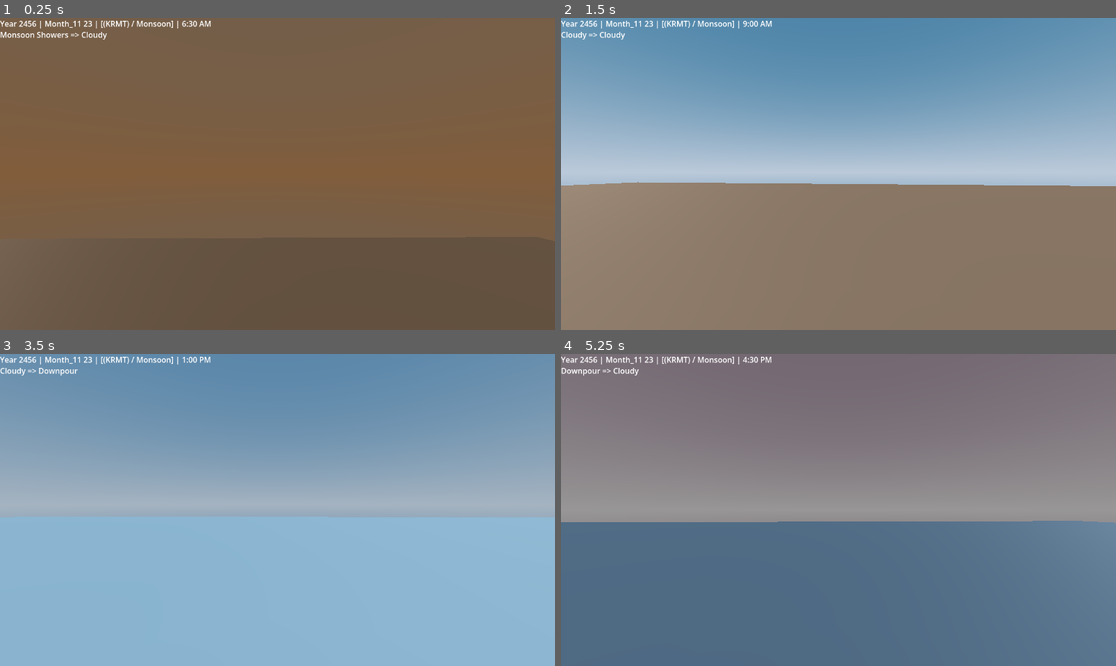
Above: before the commit, frames 1-4 (two rows, left to right).
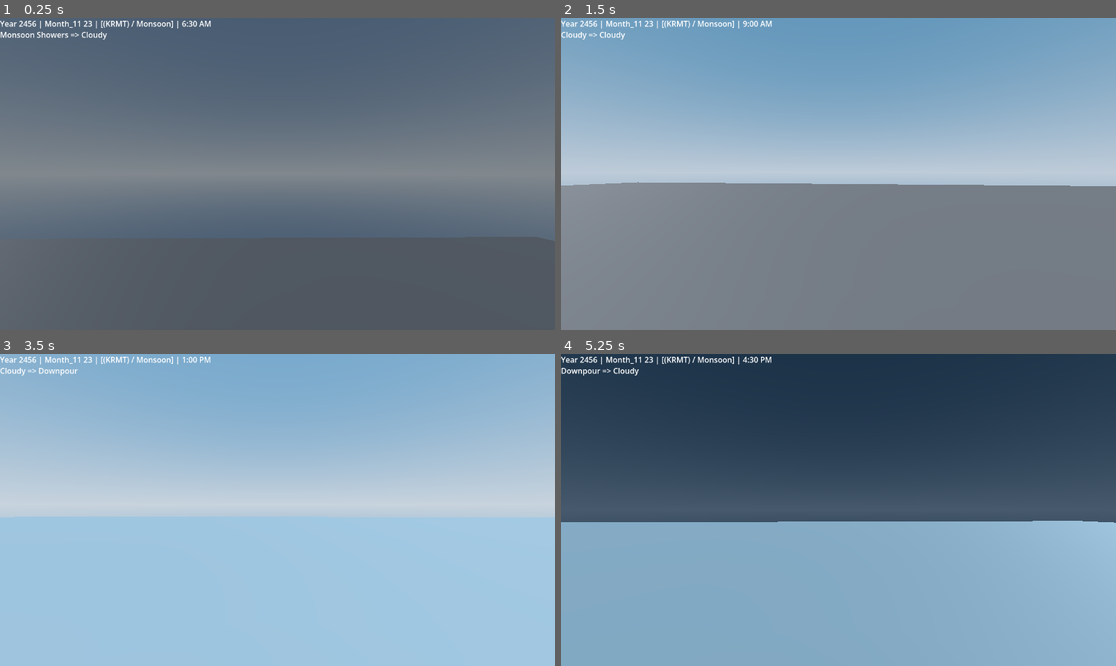
Above: after the commit, the same moments.

Repository: berukyilma111-svg/Low_Open_World
Game: Godot game, scene res://level.tscn
Same seed, same stepped clock (60 frames per second), same inputs: the game is played once before the commit and once after it. The project has no main scene, so this scene is started directly.
Inputs (mouse positions are in pixels of both pictures, inside the frame that each line leads up to):
- Up to frame 1 (0.25 s): no input
- Up to frame 2 (1.5 s): move the mouse to (866, 174) at 0.52 s; hold Shift (PaceUp) from 0.53 s (still down); tap Space (Jump) at 0.77 s; move the mouse to (810, 174) at 1.27 s
- Up to frame 3 (3.5 s): keep holding Shift (PaceUp); tap Space (Jump) at 1.52, 3.02 s; move the mouse to (288, 503) at 2.02 s; move the mouse to (271, 516) at 2.77 s
- Up to frame 4 (5.25 s): keep holding Shift (PaceUp); move the mouse to (877, 513) at 3.52 s; tap Space (Jump) at 3.77, 4.52 s; move the mouse to (794, 506) at 4.27 s; move the mouse to (844, 510) at 5.02 s

The runs differ from the first frame. In frame 1, 100% of the frame differs, in the area x 0-100%, y 0-100%; in frame 2, 47%; in frame 3, 52%; in frame 4, 100%.

Commit message:
Restore sun rework, sun-height sky colours and airglow tint on top of main
Re-applies the work after the merged branch was deleted and main was replaced
by an upload of older files, using main's new Sky_System/Sky_Shader layout.

Co-Authored-By: Claude Opus 5.5 <noreply@anthropic.com>
Claude-Session: https://claude.ai/code/session_017hwq6HUunuH9DYVvZhLEAr

Diff:
--- a/world-test-low/Sky_System/Sky_Shader/Sky.gdshader
+++ b/world-test-low/Sky_System/Sky_Shader/Sky.gdshader
@@ -17,7 +17,10 @@
 uniform float sun_edge_softness : hint_range(0.0, 0.02, 0.0005) = 0.004;
 uniform float sun_corona_size : hint_range(0.01, 0.5, 0.01) = 0.09;
 uniform float sun_corona_intensity : hint_range(0.0, 2.0, 0.01) = 0.6;
+uniform vec3 sun_low_tint : source_color = vec3(1.0, 0.45, 0.2);
 uniform float sun_intensity = 0.0;
+// Fed by DayScript once a minute: x = midday glare, y = corona scale (distance, heat shimmer, haze), z = haze
+uniform vec3 sun_state = vec3(0.0, 1.0, 0.0);
 
 group_uniforms moon;
 uniform vec3 moon_direction = vec3(0.0, -1.0, 0.0);
@@ -28,19 +31,34 @@
 uniform float moon_corona_intensity : hint_range(0.0, 2.0, 0.01) = 0.35;
 uniform float moon_phase : hint_range(0.0, 1.0, 0.001) = 0.5;
 
-group_uniforms airglow;
-uniform float airglow_intensity : hint_range(0.0, 2.0, 0.01) = 0.0;
-uniform float airglow_band_height : hint_range(0.01, 1.0, 0.01) = 0.18;
-uniform float airglow_sharpness : hint_range(0.5, 8.0, 0.1) = 2.5;
-uniform float elapsed_time = 0.0;
+// The sun's height comes straight from the light, so a low sun is crisp and tinted and a high
+// sun is soft and white without the scripts sending anything.
+vec3 apply_sun(vec3 col, vec3 dir) {
+	if (!LIGHT0_ENABLED) return col;
+	float glare = sun_state.x;
+	float soft = smoothstep(0.05, 0.25, LIGHT0_DIRECTION.y);
+	vec3 disc_col = mix(sun_low_tint, sun_disc_color, smoothstep(0.0, 0.3 + 0.3 * sun_state.z, LIGHT0_DIRECTION.y));
+	if (glare > 0.0) {
+		// Midday glare whitens the sky around the sun
+		float toward = max(dot(dir, LIGHT0_DIRECTION), 0.0);
+		toward *= toward * toward;
+		col = mix(col, disc_col, glare * 0.15 * toward * toward);
+	}
+	float corona_size = sun_corona_size * sun_state.y * (1.0 + glare);
+	float d = distance(dir, LIGHT0_DIRECTION);
+	if (d > max(2.0 * corona_size, 3.0 * sun_angular_size)) return col;
 
-vec3 draw_sun(vec3 dir) {
-	if (!LIGHT0_ENABLED) return vec3(0.0);
-	float d = distance(dir, LIGHT0_DIRECTION);
-	if (d > sun_corona_size) return vec3(0.0);
-	float disc = 1.0 - smoothstep(sun_angular_size - sun_edge_softness, sun_angular_size, d);
-	float corona = pow(1.0 - d / sun_corona_size, 3.0) * sun_corona_intensity * clamp(LIGHT0_ENERGY, 0.0, 1.5);
-	return sun_disc_color * (disc + corona);
+	float energy = clamp(LIGHT0_ENERGY, 0.0, 1.5);
+	float edge = mix(sun_edge_softness, 0.8 * sun_angular_size, soft);
+	float disc = 1.0 - smoothstep(sun_angular_size - edge, sun_angular_size + edge * 0.5, d);
+	float bloom = max(1.0 - d / (3.0 * sun_angular_size), 0.0);
+	bloom *= bloom * soft * energy;
+	float crisp = max(1.0 - d / corona_size, 0.0);
+	float tail = max(1.0 - d / (2.0 * corona_size), 0.0);
+	tail *= tail * tail;
+	float corona = mix(crisp * crisp * crisp, tail * tail, soft) * sun_corona_intensity * energy;
+	// Painted over the sky, so a low red sun really shows red
+	return mix(col, disc_col, disc) + disc_col * (corona + bloom);
 }
 
 vec3 draw_moon(vec3 dir) {
@@ -63,16 +81,6 @@
 	return moon_disc_color * (mask * lit + corona) * opacity;
 }
 
-vec3 draw_airglow(vec3 dir) {
-	float t = elapsed_time;
-	float height = abs(dir.y);
-	// Green fades from dusk to dawn; red peaks after sunset and around midnight.
-	float green = pow(max(1.0 - height / airglow_band_height, 0.0), airglow_sharpness) * clamp(1.0 - t / TAU, 0.2, 1.0);
-	float red = pow(max(1.0 - height / (airglow_band_height * 1.4), 0.0), airglow_sharpness * 0.75) * max(0.0, sin(t * 2.0)) * 0.9;
-	float waves = 1.0 + 0.3 * sin(dir.x * 12.0 + t * 2.0) * cos(dir.z * 12.0 - t * 1.5);
-	return (vec3(0.12, 0.42, 0.32) * green + vec3(0.65, 0.18, 0.08) * red) * airglow_intensity * waves;
-}
-
 void sky() {
 	vec3 dir = EYEDIR;
 	vec3 top = mix(from_top, to_top, sky_blend);
@@ -80,8 +88,7 @@
 	if (dir.y < 0.0) {
 		col = mix(col, top, min(-dir.y * 2.0, 1.0));
 	} else if (!AT_CUBEMAP_PASS) {
-		col += draw_sun(dir) + draw_moon(dir);
-		if (airglow_intensity > 0.0) col += draw_airglow(dir);
+		col = apply_sun(col, dir) + draw_moon(dir);
 		col = min(col, vec3(1.0));
 	}
 	COLOR = col;
--- a/world-test-low/Sky_System/day.gd
+++ b/world-test-low/Sky_System/day.gd
@@ -1,64 +1,81 @@
 class_name DayScript
 extends SkyFeed
-## Owns the sky from sunrise (6:30) to sunset (18:00): the sun's path over the day and year,
+## Owns the sky while the sun is up, from sunrise to sunset: the sun's path over the day and year,
 ## sunlight strength, and the daytime sky colours with the weather overlay applied.
 
-const SUNRISE := 6.5
-const SUNSET := 18.0
-
-# Daytime sky at 6:00, 9:00, 12:00, 15:00, 18:00
-const TOP: Array[Color] = [Color(0.86, 0.638, 0.43), Color(0.022, 0.368, 0.609), Color(0.335, 0.68, 0.99), Color(0.18, 0.52, 0.8), Color(0.93, 0.52, 0.441)]
-const HORIZON: Array[Color] = [Color(0.861, 0.522, 0.212), Color(0.75, 0.84, 0.97), Color(0.874, 0.936, 0.999), Color(0.81, 0.88, 0.96), Color(0.988, 0.755, 0.554)]
+# Sky at the horizon (0 degrees) when the sun rises and when it sets
+const DAWN_TOP := Color(0.86, 0.638, 0.43)
+const DAWN_HORIZON := Color(0.861, 0.522, 0.212)
+const DUSK_TOP := Color(0.93, 0.52, 0.441)
+const DUSK_HORIZON := Color(0.988, 0.755, 0.554)
+# Then by sun height in degrees: golden hour, morning/afternoon, midday
+const ALTITUDES: Array[float] = [0.0, 6.0, 20.0, 60.0]
+const TOP: Array[Color] = [Color(0.4, 0.45, 0.6), Color(0.022, 0.368, 0.609), Color(0.335, 0.68, 0.99)]
+const HORIZON: Array[Color] = [Color(0.97, 0.78, 0.55), Color(0.75, 0.84, 0.97), Color(0.874, 0.936, 0.999)]
 
 @export var sun: DirectionalLight3D
 ## How much cloudy, rainy, foggy or dusty weather cuts sunlight.
 @export_range(0.0, 1.0) var weather_dimming: float = 0.5
+## Hours either side of solar noon that glare builds and fades over.
+@export_range(0.5, 6.0, 0.5) var glare_hours: float = 3.0
+## How much glare adds to sunlight.
+@export_range(0.0, 1.0) var glare_light: float = 0.25
+
+# How dry each season is: glare only shows on clear, dry days
+const SEASON_DRYNESS: Array[float] = [0.6, 1.0, 0.3, 0.1]
 
 var is_day: bool:
 	get: return active
 
-var _tilt_bias_v: Vector2
-var _tilt_tan: float
-var _equation_of_time: float
 var _climate: float
+var _sun_distance: float
 var _last_intensity := -1
+var _sent_state := Vector3(-1.0, -1.0, -1.0)
 
-func _ready() -> void:
+# Seasonal sunlight only moves once a day.
+func _on_day_changed() -> void:
 	super()
-	time.day_changed.connect(_on_day_changed)
-
-# Earth's tilt, equation of time and seasonal sunlight only move once a day.
-func _on_day_changed() -> void:
 	var orbit := TAU / time.year_length()
 	var d := float(time.day_of_year)
-	var tilt := 0.4092797 * sin(orbit * (d - 192.0))
-	_tilt_bias_v = _tilt_bias(tilt)
-	_tilt_tan = tan(tilt)
-	var eq := orbit * (d + 173.0)
-	_equation_of_time = (9.87 * sin(2.0 * eq) - 7.53 * cos(eq) - 1.5 * sin(eq)) * 0.000694444444
 	_climate = 0.5 + 0.5 * cos(orbit * (d - 105.0))
+	# Earth is closest to the sun in early January (day ~115 of the Ethiopian year): the disc looks ~3% bigger
+	_sun_distance = 1.0 + 0.017 * cos(orbit * (d - 115.0))
 
 func _owns(hour: float) -> bool:
-	return hour >= SUNRISE and hour < SUNSET
+	return sun_altitude(hour) >= HORIZON_ALTITUDE
 
 func _target(hour: float, w: int) -> Array:
+	var alt := sun_altitude(hour)
+	var dawn := hour < 12.0
 	var o: Array = weather.data(w)
-	var top := _palette(TOP, hour - 6.0).lerp(o[WeatherScript.TOP], o[WeatherScript.WEIGHT])
-	var horizon := _palette(HORIZON, hour - 6.0).lerp(o[WeatherScript.HORIZON], o[WeatherScript.WEIGHT])
+	var top := _curve(ALTITUDES, DAWN_TOP if dawn else DUSK_TOP, TOP, alt).lerp(o[WeatherScript.TOP], o[WeatherScript.WEIGHT])
+	var horizon := _curve(ALTITUDES, DAWN_HORIZON if dawn else DUSK_HORIZON, HORIZON, alt).lerp(o[WeatherScript.HORIZON], o[WeatherScript.WEIGHT])
 	return [top, horizon]
 
 func _track() -> void:
 	var tod := time.time_of_day()
-	var angle := (tod + _equation_of_time - 0.5) * TAU
+	var angle := _sun_angle(time.hours())
 	var c := cos(angle)
 	var sun_f := clampf(sin(tod * PI), 0.0, 1.0)
+	var overcast := weather.has_flag(WeatherScript.DIMMING_FLAGS)
+	var hour := time.hours()
+	# Glare: peaks at solar noon on clear, dry days
+	var midday := clampf(1.0 - absf(hour - (12.0 - _equation_of_time * 24.0)) / glare_hours, 0.0, 1.0)
+	var glare := 0.0 if overcast else midday * midday * SEASON_DRYNESS[time.season] * sun_f
+	# Heat shimmer: the air keeps warming after noon and peaks around 14:00
+	var afternoon := clampf(sin((hour - 8.0) / 12.0 * PI), 0.0, 1.0)
+	var heat := 1.0 if weather.has_flag(WeatherScript.Flag.HEAT) else 0.5 if time.season == 1 else 0.0
+	var haze: float = weather.data(weather.current)[WeatherScript.WEIGHT] if weather.has_flag(WeatherScript.Flag.DUST | WeatherScript.Flag.FOG) else 0.0
 	if sun:
-		sun.rotation.x = _altitude(_tilt_bias_v, c)
-		sun.rotation.y = _azimuth(angle, c, _tilt_tan)
-		# Below the horizon the light only costs a shadow pass, so switch it off.
-		sun.visible = sun.rotation.x < 0.1
-		var dim := 1.0 - weather_dimming if weather.has_flag(WeatherScript.DIMMING_FLAGS) else 1.0
-		sun.light_energy = lerpf(0.01, 0.8 * _climate * dim, sun_f)
+		sun.rotation.x = _altitude(_sun_bias, c)
+		sun.rotation.y = _azimuth(angle, c, _sun_tilt_tan)
+		var dim := 1.0 - weather_dimming if overcast else 1.0
+		sun.light_energy = lerpf(0.01, 0.8 * _climate * dim, sun_f) * (1.0 + glare_light * glare)
+	# Each send re-renders the sky's lighting, so only send when a value moves by 1/64
+	var state := Vector3(glare, _sun_distance * (1.0 + heat * afternoon * afternoon) * (1.0 + haze * 0.5), haze)
+	if not state.snapped(Vector3.ONE / 64.0).is_equal_approx(_sent_state):
+		_sent_state = state.snapped(Vector3.ONE / 64.0)
+		sky.set_shader_parameter("sun_state", _sent_state)
 	var intensity := int(sun_f * 64.0)
 	if intensity != _last_intensity:
 		_last_intensity = intensity
--- a/world-test-low/Sky_System/night.gd
+++ b/world-test-low/Sky_System/night.gd
@@ -1,47 +1,51 @@
 class_name NightScript
 extends SkyFeed
-## Owns the sky from sunset (18:00) to sunrise (6:30): the moon's path, phase and size over the
-## month and year, airglow, and the night sky colours with the weather overlay applied.
+## Owns the sky while the sun is down, from sunset to sunrise: the moon's path, phase and size over
+## the month and year, and the night sky colours with the weather overlay and airglow applied.
 
 const SYNODIC_MONTH_DAYS := 29.53059
 const ANOMALISTIC_MONTH_DAYS := 27.55
 
-# Night sky at 18:00, 21:00, 0:00, 3:00, 6:00, and how dark each point is (0 = untouched, 1 = full night)
-const TOP: Array[Color] = [Color(0.93, 0.52, 0.441), Color(0.06, 0.052, 0.223), Color(0.065, 0.058, 0.227), Color(0.0, 0.14, 0.25), Color(0.86, 0.638, 0.43)]
-const HORIZON: Array[Color] = [Color(0.988, 0.755, 0.554), Color(0.193, 0.183, 0.526), Color(0.006, 0.045, 0.214), Color(0.23, 0.23, 0.37), Color(0.861, 0.522, 0.212)]
-const DARKNESS: Array[float] = [0.0, 1.0, 1.0, 1.0, 0.5]
+# Night sky by how far the sun is below the horizon, in degrees: the sunset/sunrise colours at 0
+# (shared with DayScript), then blue hour, nautical twilight and full night.
+const DEPTHS: Array[float] = [0.0, 6.0, 12.0, 18.0]
+const TOP: Array[Color] = [Color(0.16, 0.2, 0.42), Color(0.05, 0.07, 0.2), Color(0.015, 0.018, 0.06)]
+const HORIZON: Array[Color] = [Color(0.55, 0.38, 0.5), Color(0.12, 0.12, 0.3), Color(0.03, 0.04, 0.1)]
+# Airglow sits in the same band as the horizon, so it is mixed into the horizon colour.
+const AIRGLOW := Color(0.12, 0.42, 0.32)
 
 @export var moon: Node3D
 @export var moon_base_angular_size: float = 0.009
+## How far the moon must move across the sky before the shader is told about it.
+@export_range(0.05, 5.0, 0.05) var moon_step_degrees: float = 0.5
 
 var is_night: bool:
 	get: return active
 
-var _earth_tilt: float
+var _sent_direction := Vector3.ZERO
+var _step_cos: float
 
 func _ready() -> void:
 	super()
-	time.day_changed.connect(_on_day_changed)
-
-func _on_day_changed() -> void:
-	_earth_tilt = 0.4092797 * sin(TAU / time.year_length() * (time.day_of_year - 192.0))
+	_step_cos = cos(deg_to_rad(moon_step_degrees))
 
 func _owns(hour: float) -> bool:
-	return hour >= DayScript.SUNSET or hour < DayScript.SUNRISE
+	return sun_altitude(hour) < HORIZON_ALTITUDE
 
 func _target(hour: float, w: int) -> Array:
-	var since_dusk := fposmod(hour - DayScript.SUNSET, 24.0)
-	var dark := _darkness(since_dusk)
+	var depth := -sun_altitude(hour)
+	var dawn := hour < 12.0
+	var dark := clampf(depth / 18.0, 0.0, 1.0)
 	var o: Array = weather.data(w)
 	var weight: float = o[WeatherScript.WEIGHT] * (1.0 - dark * 0.85)
-	var top := _palette(TOP, since_dusk).darkened(dark * 0.72).lerp(o[WeatherScript.TOP].darkened(dark * 0.8), weight)
-	var horizon := _palette(HORIZON, since_dusk).darkened(dark * 0.68).lerp(o[WeatherScript.HORIZON].darkened(dark * 0.78), weight)
-	return [top, horizon]
+	var top := _curve(DEPTHS, DayScript.DAWN_TOP if dawn else DayScript.DUSK_TOP, TOP, depth).lerp(o[WeatherScript.TOP].darkened(dark * 0.8), weight)
+	var horizon := _curve(DEPTHS, DayScript.DAWN_HORIZON if dawn else DayScript.DUSK_HORIZON, HORIZON, depth).lerp(o[WeatherScript.HORIZON].darkened(dark * 0.78), weight)
+	return [top, horizon + AIRGLOW * dark * (1.0 - o[WeatherScript.WEIGHT]) * 0.15]
 
 func _track() -> void:
 	var tod := time.time_of_day()
 	var t := time.total_days + tod
-	var tilt := -_earth_tilt + 0.0897 * sin(t * 0.22997)
+	var tilt := -_sun_tilt + 0.0897 * sin(t * 0.22997)
 	var phase := fmod(t, SYNODIC_MONTH_DAYS) / SYNODIC_MONTH_DAYS
 	var angle := (tod - phase - 1.0) * TAU
 	var c := cos(angle)
@@ -49,25 +53,15 @@
 	var azimuth := _azimuth(angle, c, tan(tilt))
 	if moon:
 		moon.rotation = Vector3(altitude, azimuth, 0.0)
+	# Every sky uniform change re-renders the sky's lighting, so only resend the moon when it is
+	# visible (above the horizon, not washed out by daylight) and has moved a noticeable amount.
+	var direction := Vector3(cos(altitude) * sin(azimuth), sin(altitude), cos(altitude) * cos(azimuth))
+	if direction.y < -0.05 or sin(tod * PI) >= 0.8:
+		return
+	if direction.dot(_sent_direction) > _step_cos:
+		return
+	_sent_direction = direction
 	var swing := lerpf(0.93, 1.07, 0.5 + 0.5 * cos(TAU * fmod(t, ANOMALISTIC_MONTH_DAYS) / ANOMALISTIC_MONTH_DAYS))
 	sky.set_shader_parameter("moon_phase", phase)
 	sky.set_shader_parameter("moon_angular_size", moon_base_angular_size * swing)
-	sky.set_shader_parameter("moon_direction", Vector3(cos(altitude) * sin(azimuth), sin(altitude), cos(altitude) * cos(azimuth)))
-	if active:
-		_update_airglow()
-
-func _released() -> void:
-	sky.set_shader_parameter("airglow_intensity", 0.0)
-
-func _update_airglow() -> void:
-	var since_dusk := fposmod(time.hours() - DayScript.SUNSET, 24.0)
-	var solar_cycle := 0.75 + 0.25 * sin(time.year * 0.57)
-	var season_glow := 0.35 if time.season == 1 else 0.12
-	var clear_sky: float = 1.0 - weather.data(weather.current)[WeatherScript.WEIGHT]
-	sky.set_shader_parameter("airglow_intensity", season_glow * _darkness(since_dusk) * clear_sky * solar_cycle)
-	# Runs 0 at dusk through PI at midnight to TAU at dawn, so the airglow never snaps at midnight.
-	sky.set_shader_parameter("elapsed_time", since_dusk / 12.0 * TAU)
-
-static func _darkness(since_dusk: float) -> float:
-	var i := clampi(int(since_dusk / TimeScript.STOP_HOURS), 0, DARKNESS.size() - 2)
-	return lerpf(DARKNESS[i], DARKNESS[i + 1], clampf(since_dusk / TimeScript.STOP_HOURS - i, 0.0, 1.0))
+	sky.set_shader_parameter("moon_direction", direction)
--- a/world-test-low/Sky_System/sky_feed.gd
+++ b/world-test-low/Sky_System/sky_feed.gd
@@ -1,8 +1,9 @@
 class_name SkyFeed
 extends Node
-## Shared by DayScript and NightScript: the geography for a body crossing the sky, and the one
-## way to hand the sky shader a "from -> to" state. Whichever script owns the current hour feeds
-## the shader; at a handover the new owner starts from whatever is on screen, so nothing snaps.
+## Shared by DayScript and NightScript: the geography for a body crossing the sky, where the sun
+## is on any given hour, and the one way to hand the sky shader a "from -> to" state. Whichever
+## script owns the current hour (sun up = Day, sun down = Night) feeds the shader; at a handover
+## the new owner starts from whatever is on screen, so nothing snaps.
 
 @export var time: TimeScript
 @export var weather: WeatherScript
@@ -12,8 +13,13 @@
 @export var latitude: float = 10.7058
 @export_range(0, 360) var north_offset_degrees: float = 0.0
 
-## How many distinct blend values the shader gets per 3-hour stop. Each change re-renders the sky.
-@export_range(16, 1024) var blend_steps: int = 128
+## How many distinct blend values the shader gets per sky step. Each change re-renders the sky.
+@export_range(4, 256) var blend_steps: int = 24
+
+# The sky colour is re-aimed every half hour so it follows the sun's height through sunrise and sunset.
+const SKY_STEP_HOURS := 0.5
+# The sun's centre is this far below the horizon when its top edge disappears.
+const HORIZON_ALTITUDE := -0.833
 
 static var shown_top: Color
 static var shown_horizon: Color
@@ -29,6 +35,11 @@
 var _start_hour: float
 var _end_hour: float
 var _last_step := -1
+# Sun geometry for the current day
+var _sun_tilt: float
+var _sun_bias: Vector2
+var _sun_tilt_tan: float
+var _equation_of_time: float
 
 func _ready() -> void:
 	var lat := deg_to_rad(latitude)
@@ -36,8 +47,26 @@
 	_lat_cos = cos(lat)
 	_north = deg_to_rad(north_offset_degrees)
 	sky = world_env.environment.sky.sky_material as ShaderMaterial
+	time.day_changed.connect(_on_day_changed)
 	time.minute_ticked.connect(_on_minute)
 	weather.weather_changed.connect(_on_weather_changed)
+
+# Earth's tilt and the equation of time only move once a day.
+func _on_day_changed() -> void:
+	var orbit := TAU / time.year_length()
+	var d := float(time.day_of_year)
+	_sun_tilt = 0.4092797 * sin(orbit * (d - 192.0))
+	_sun_bias = _tilt_bias(_sun_tilt)
+	_sun_tilt_tan = tan(_sun_tilt)
+	var eq := orbit * (d + 173.0)
+	_equation_of_time = (9.87 * sin(2.0 * eq) - 7.53 * cos(eq) - 1.5 * sin(eq)) * 0.000694444444
+
+func _sun_angle(hour: float) -> float:
+	return (hour / 24.0 + _equation_of_time - 0.5) * TAU
+
+## Degrees the sun is above (+) or below (-) the horizon at `hour` today.
+func sun_altitude(hour: float) -> float:
+	return rad_to_deg(asin(_sun_bias.x + _sun_bias.y * cos(_sun_angle(hour))))
 
 # --- Overridden by DayScript / NightScript ---
 func _owns(_hour: float) -> bool:
@@ -49,19 +78,17 @@
 func _track() -> void:
 	pass
 
-func _released() -> void:
-	pass
-
 # --- Sky feed ---
 func _on_minute() -> void:
 	_track()
-	var mine := _owns(time.hours())
+	var hour := time.hours()
+	var mine := _owns(hour)
 	if mine != active:
 		active = mine
 		if active:
 			_retarget()
-		else:
-			_released()
+	elif active and (hour >= _end_hour or hour < _start_hour):
+		_retarget()
 	if active:
 		_push_blend()
 
@@ -71,12 +98,14 @@
 
 func _retarget() -> void:
 	_start_hour = time.hours()
-	_end_hour = (time.stop + 1) * TimeScript.STOP_HOURS
+	_end_hour = (floorf(_start_hour / SKY_STEP_HOURS) + 1.0) * SKY_STEP_HOURS
+	# The last step of a stop blends into the next stop's weather
+	var w := weather.upcoming if _end_hour >= (time.stop + 1) * TimeScript.STOP_HOURS else weather.current
 	if _shown_valid:
 		_from = [shown_top, shown_horizon]
 	else:
 		_from = _target(_start_hour, weather.current)
-	_to = _target(_end_hour, weather.upcoming)
+	_to = _target(fposmod(_end_hour, 24.0), w)
 	sky.set_shader_parameter("from_top", _from[0])
 	sky.set_shader_parameter("from_horizon", _from[1])
 	sky.set_shader_parameter("to_top", _to[0])
@@ -106,8 +135,11 @@
 func _azimuth(angle: float, cos_angle: float, tilt_tan: float) -> float:
 	return atan2(sin(angle), cos_angle * _lat_sin - tilt_tan * _lat_cos) + _north
 
-# Picks the palette segment that `hour` falls in, `hours_from_first` after the palette's first entry.
-static func _palette(colors: Array[Color], hours_from_first: float) -> Color:
-	var i := clampi(int(hours_from_first / TimeScript.STOP_HOURS), 0, colors.size() - 2)
-	var t := clampf(hours_from_first / TimeScript.STOP_HOURS - i, 0.0, 1.0)
-	return colors[i].lerp(colors[i + 1], t)
+# Colour at `x` along a curve: `first` sits at keys[0], `rest` at the following keys (ascending).
+static func _curve(keys: Array[float], first: Color, rest: Array[Color], x: float) -> Color:
+	if x <= keys[1]:
+		return first.lerp(rest[0], clampf(inverse_lerp(keys[0], keys[1], x), 0.0, 1.0))
+	for i in range(1, keys.size() - 1):
+		if x <= keys[i + 1]:
+			return rest[i - 1].lerp(rest[i], inverse_lerp(keys[i], keys[i + 1], x))
+	return rest[-1]
--- a/world-test-low/Sky_System/weather.gd
+++ b/world-test-low/Sky_System/weather.gd
@@ -13,7 +13,7 @@
 
 # [name, top overlay, horizon overlay, overlay weight, roll chance, allowed from hour, allowed to hour (-1 = any), flags]
 const TYPES = {
-	Type.CLEAR: ["Clear", Color(0.44, 0.729, 1.0), Color(0.89, 0.646, 0.347), 0.6, 100, -1.0, -1.0, 0],
+	Type.CLEAR: ["Clear", Color(0.44, 0.729, 1.0), Color(0.89, 0.646, 0.347), 0.0, 100, -1.0, -1.0, 0],
 	Type.CLOUDY: ["Cloudy", Color(0.357, 0.404, 0.451), Color(0.498, 0.549, 0.6), 0.6, 70, -1.0, -1.0, Flag.CLOUDS],
 	Type.DRIZZLE: ["Drizzle", Color(0.3, 0.35, 0.4), Color(0.4, 0.45, 0.5), 0.75, 45, -1.0, -1.0, Flag.CLOUDS | Flag.RAIN],
 	Type.MONSOON: ["Monsoon Showers", Color(0.2, 0.25, 0.3), Color(0.3, 0.35, 0.4), 0.85, 35, -1.0, -1.0, Flag.CLOUDS | Flag.RAIN | Flag.WIND],
--- a/world-test-low/level.tscn
+++ b/world-test-low/level.tscn
@@ -18,7 +18,7 @@
 shader_parameter/sun_disc_color = Color(1, 0.95, 0.85, 1)
 shader_parameter/sun_angular_size = 0.05
 shader_parameter/sun_edge_softness = 0.004
-shader_parameter/sun_corona_size = 0.4
+shader_parameter/sun_corona_size = 0.12
 shader_parameter/sun_corona_intensity = 0.6
 shader_parameter/sun_intensity = 0.0
 shader_parameter/moon_direction = Vector3(0, -1, 0)
@@ -28,10 +28,6 @@
 shader_parameter/moon_corona_size = 1.6
 shader_parameter/moon_corona_intensity = 0.35
 shader_parameter/moon_phase = 0.5
-shader_parameter/airglow_intensity = 0.0
-shader_parameter/airglow_band_height = 0.18
-shader_parameter/airglow_sharpness = 2.5
-shader_parameter/elapsed_time = 0.0
 
 [sub_resource type="Sky" id="Sky_1ainy"]
 sky_material = SubResource("ShaderMaterial_0b4ue")
